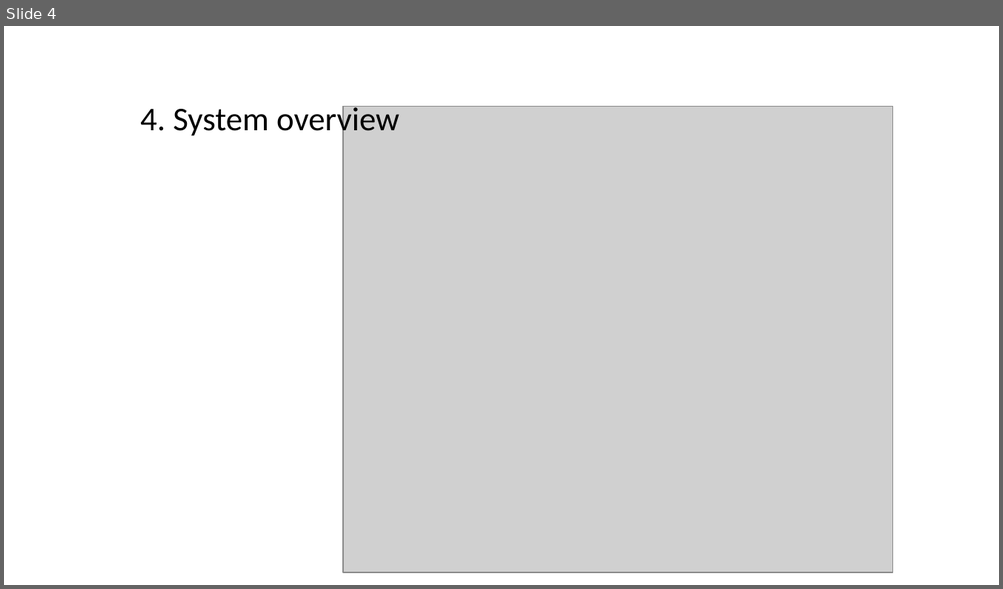
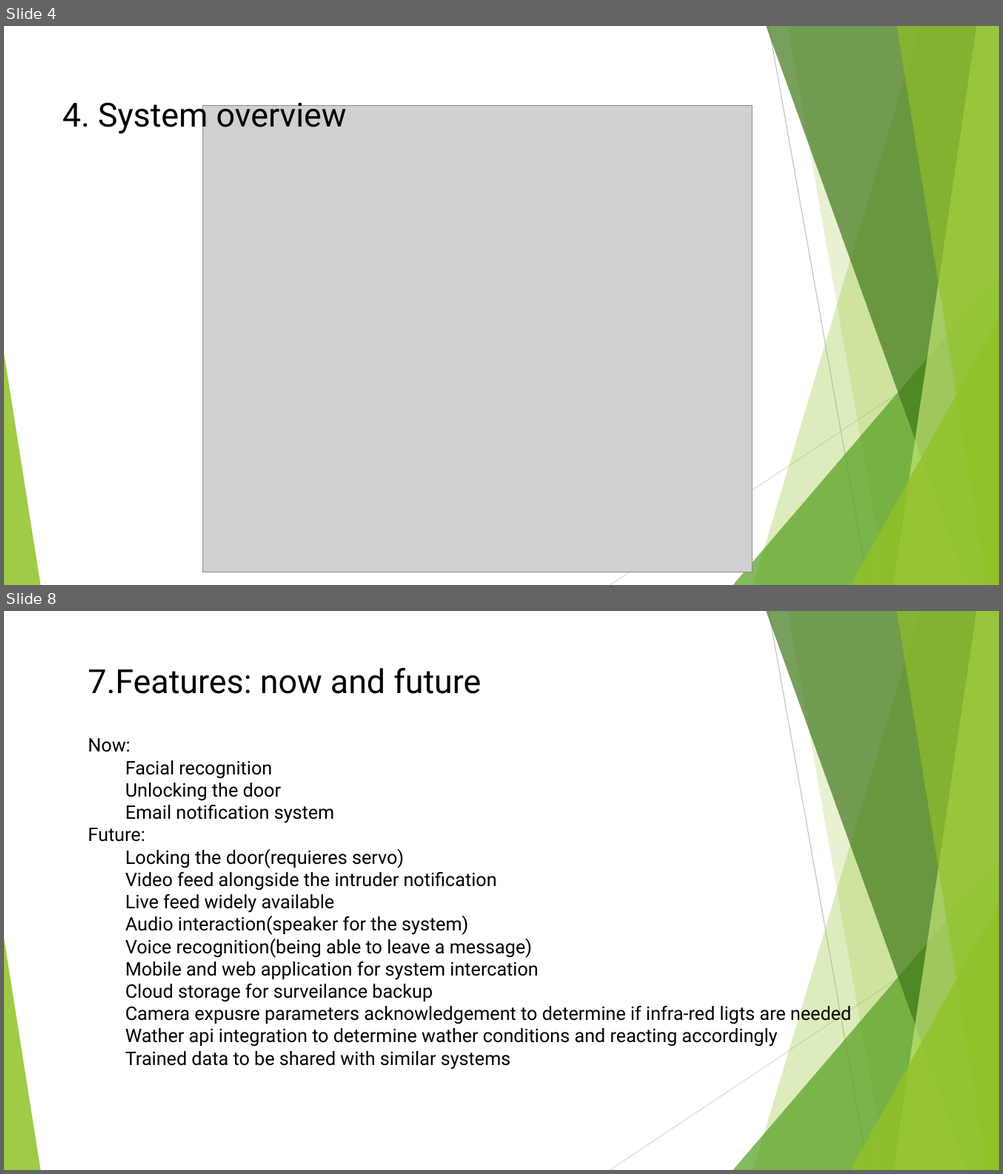
Before and after one commit to r0mac09/MS-sPi, a slide deck: Presentation.pptx. Shown one above the other, each under a label of ours: slide 4 before the commit, slides 4 and 8 after it; the slides between them are not shown. The pictures are 1003x589 and 1003x1174 pixels, drawn with LibreOffice and Linux fonts; fonts in the diff are those of the drawing; grey boxes stand for pictures. Boxes give left, top, right and bottom in pixels: in the first picture for what was removed or moved away, otherwise in the second. Text is boxed around its words. In the diff, an @@ line names an element or a change of style, - is before the commit and + after.

```diff
--- a/Presentation.pptx
+++ b/Presentation.pptx
@@ slide 8 added at bbox=[4, 611, 999, 1170], background #FFFFFF; not listed: 10 template elements that a slide beside it also shows @@
@@ text added at bbox=[88, 668, 481, 694], 32 pt, text #000000 @@
+7.Features: now and future
@@ text added at bbox=[88, 738, 851, 1070], 18 pt, text #000000 @@
+Now:
+Facial recognition
+Unlocking the door
+Email notification system
+Future:
+Locking the door(requieres servo)
+Video feed alongside the intruder notification
+Live feed widely available
+Audio interaction(speaker for the system)
+Voice recognition(being able to leave a message)
+Mobile and web application for system intercation
+Cloud storage for surveilance backup
+Camera expusre parameters acknowledgement to determine if infra-red ligts are needed
+Wather api integration to determine wather conditions and reacting accordingly
+Trained data to be shared with similar systems
@@ slide 4 changed as well @@
@@ text "4. System overview": place and size @@
-text "4. System overview" at bbox=[140, 103, 399, 139]
+text "4. System overview" at bbox=[62, 96, 347, 136]
@@ text "4. System overview" at bbox=[62, 96, 347, 136]: font Calibri to Roboto @@
@@ picture: place and size @@
-picture at bbox=[343, 107, 893, 573]
+picture at bbox=[202, 106, 752, 572]
@@ group added at bbox=[4, 26, 999, 585]: 5 freeform shapes, 3 triangles, 2 lines @@
```
Also in this commit, not shown: 5 other slides changed, 2 other slides added, 1 slide removed, 3 other files.
